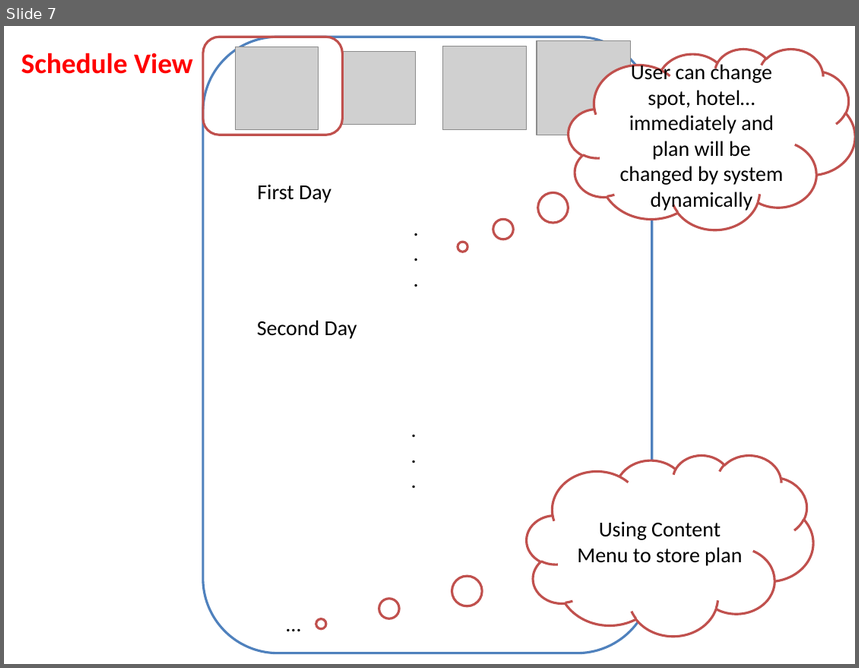
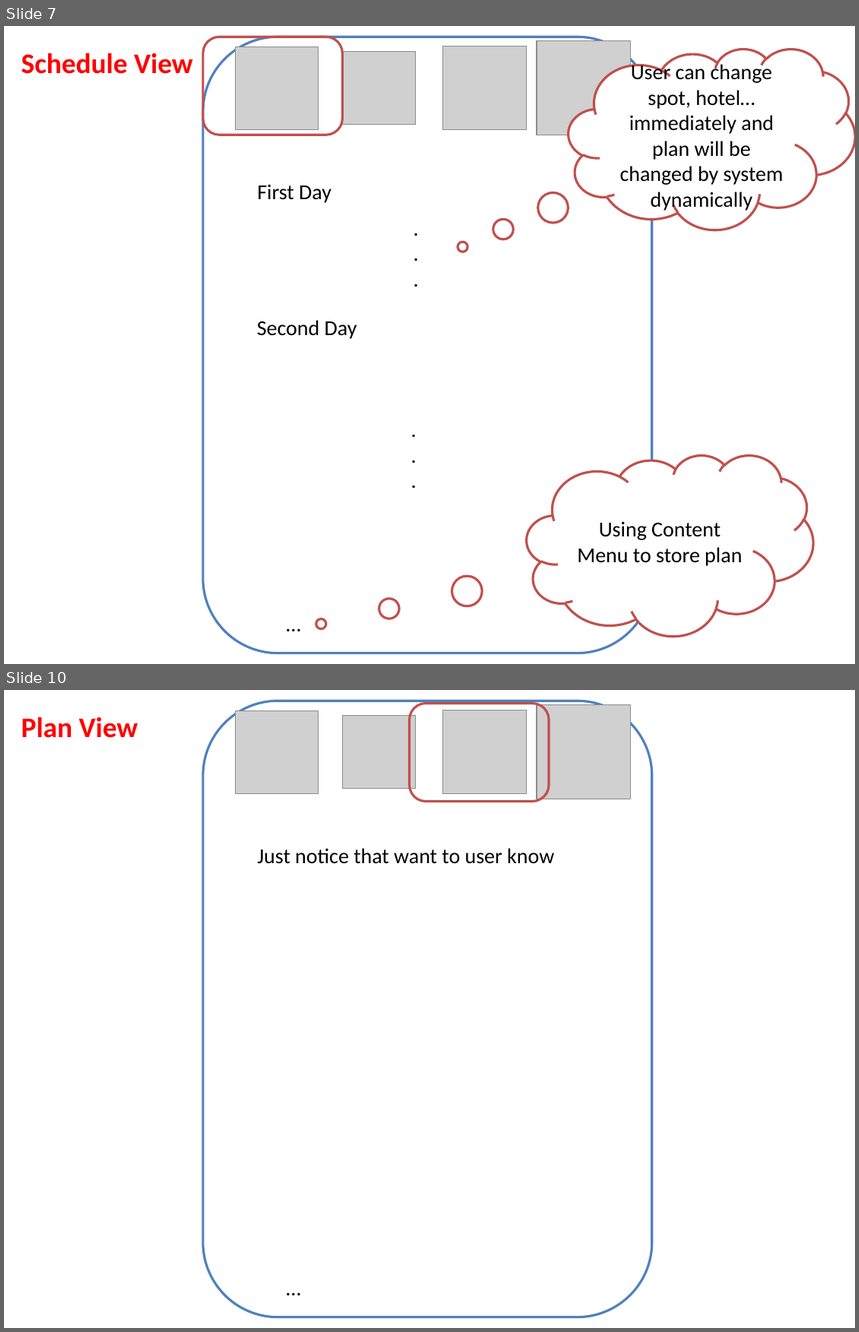
Before and after one commit to samuelhsin/TravelAgent, a slide deck: doc/TAv1.0 UI wireframe.pptx. Shown one above the other, each under a label of ours: slide 7 before the commit, slides 7 and 10 after it; the slides between them are not shown. The pictures are 859x668 and 859x1332 pixels, drawn with LibreOffice and Linux fonts; fonts in the diff are those of the drawing; grey boxes stand for pictures. Boxes give left, top, right and bottom in pixels: in the first picture for what was removed or moved away, otherwise in the second. Text is boxed around its words. In the diff, an @@ line names an element or a change of style, - is before the commit and + after.

```diff
--- a/doc/TAv1.0 UI wireframe.pptx
+++ b/doc/TAv1.0 UI wireframe.pptx
@@ slide 10 added at [4,690,855,1328], background #FFFFFF @@
@@ rounded rectangle added at [203,701,652,1317], fill #FFFFFF, outline #4F81BD 2 pt @@
@@ picture added at [236,711,319,795] @@
@@ rounded rectangle added at [409,704,549,802], outline #C0504D 2 pt @@
@@ picture added at [443,711,527,794] @@
@@ picture added at [537,705,630,799] @@
@@ text added at [21,717,139,738], 24 pt, text #FF0000, bold @@
+Plan View
@@ picture added at [343,716,416,789] @@
@@ text added at [257,848,554,864], 18 pt, text #000000 @@
+Just notice that want to user know
@@ text added at [278,1271,310,1305], 18 pt, text #000000 @@
+…
```
Also in this commit, not shown: 3 other slides added, 6 other files.
